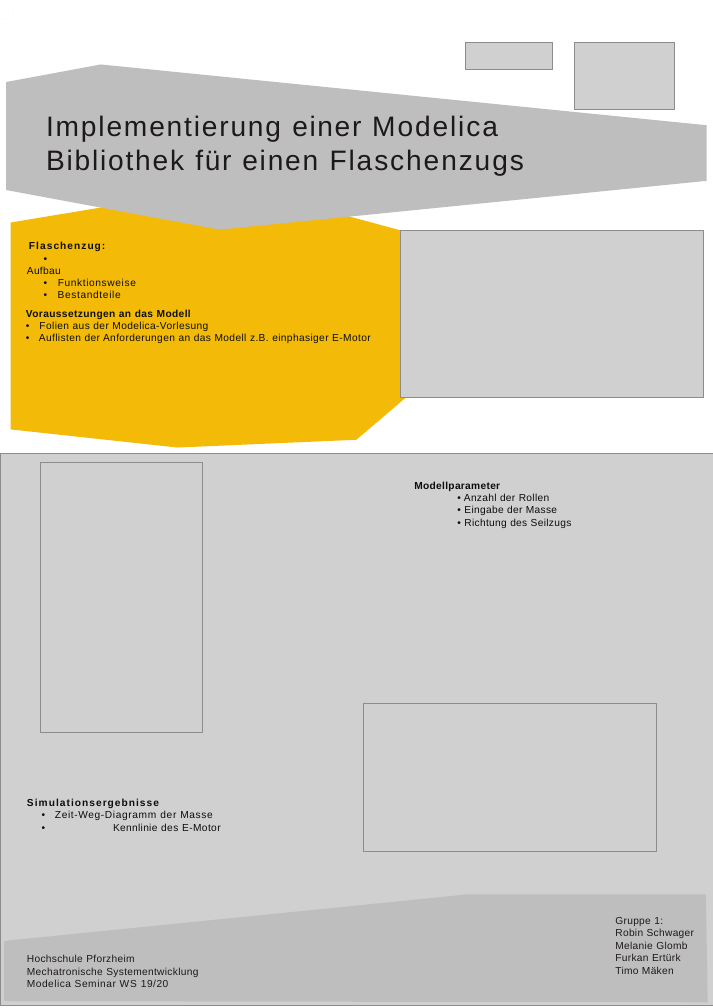
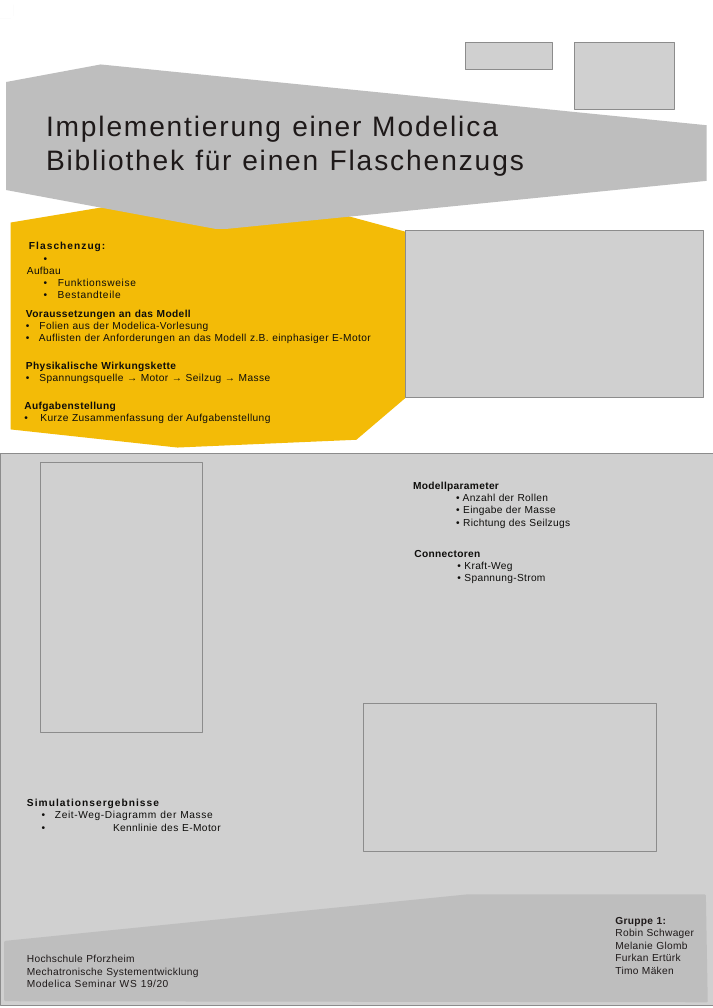
Before and after one commit to maekenti/Modelica_FMRT, a slide deck: slide 1 of Flaschenzug_Poster.pptx. Drawn at 713x1008 pixels with LibreOffice and Linux fonts; fonts in the diff are those of the drawing; grey boxes stand for pictures. Boxes give left, top, right and bottom in pixels: in the first picture for what was removed or moved away, otherwise in the second. Text is boxed around its words. In the diff, an @@ line names an element or a change of style, - is before the commit and + after.

```diff
--- a/Flaschenzug_Poster.pptx
+++ b/Flaschenzug_Poster.pptx
@@ picture: place and size @@
-picture at bbox=[401, 230, 704, 397]
+picture at bbox=[406, 230, 704, 397]
@@ text added at bbox=[26, 361, 271, 383], 8.5 pt, text #0E0D0B @@
+Physikalische Wirkungskette
+• Spannungsquelle → Motor → Seilzug → Masse
@@ text added at bbox=[24, 401, 270, 423], 8.5 pt, text #0E0D0B @@
+Aufgabenstellung
+• Kurze Zusammenfassung der Aufgabenstellung
@@ text added at bbox=[414, 550, 545, 583], 8.5 pt, text #0E0D0B @@
+Connectoren
+  • Kraft-Weg
+  • Spannung-Strom
@@ text at bbox=[615, 917, 666, 926]: bold on in "Gruppe 1:" @@
```
